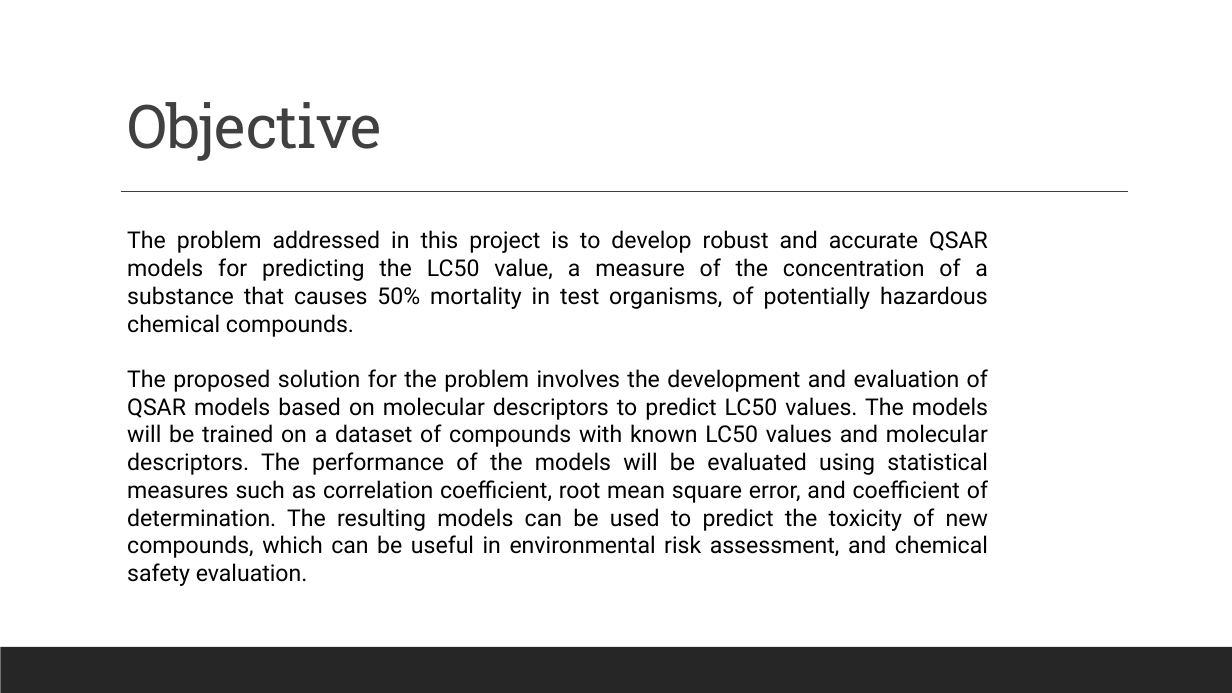
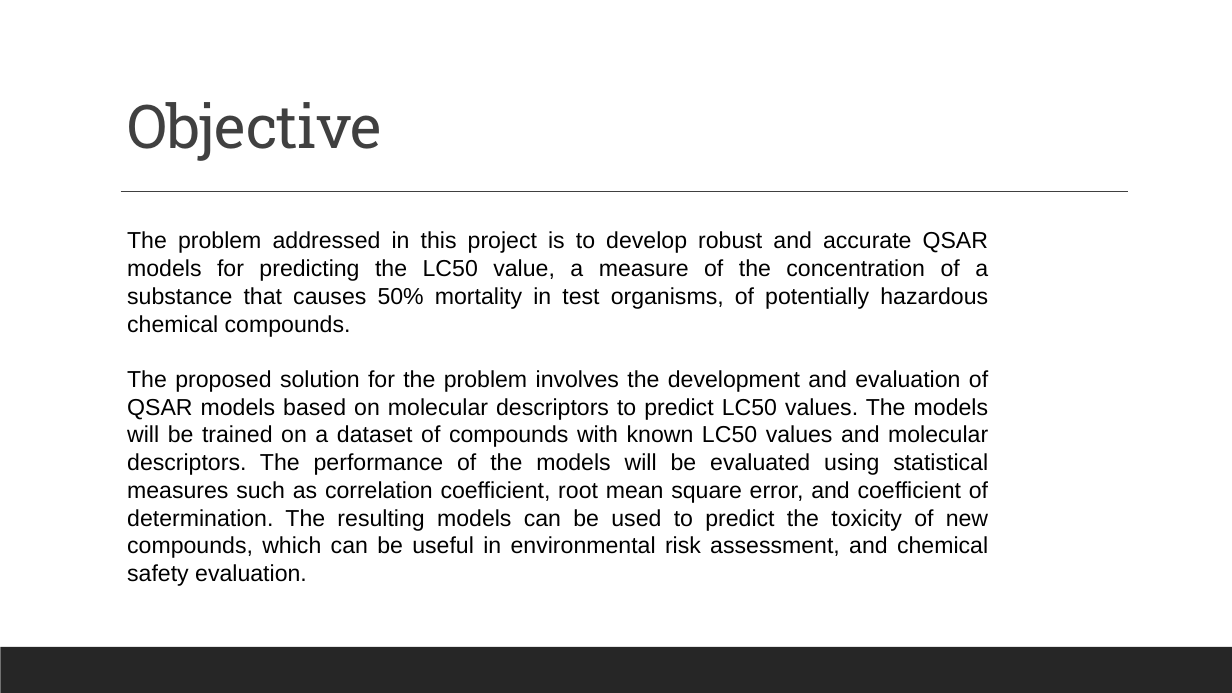
Before and after one commit to TRY-ER/Prediction-of-LC50-value-using-Quantitative-structure-activity-relationship-models-QSAR-models-, a slide deck: slide 2 of docs/LC50 VALUE PREDICTION.pptx. Drawn at 1232x693 pixels with LibreOffice and Linux fonts; fonts in the diff are those of the drawing. Boxes give left, top, right and bottom in pixels: in the first picture for what was removed or moved away, otherwise in the second. Text is boxed around its words. In the diff, an @@ line names an element or a change of style, - is before the commit and + after.

```diff
--- a/docs/LC50 VALUE PREDICTION.pptx
+++ b/docs/LC50 VALUE PREDICTION.pptx
@@ text "The problem addressed in this ..." at (x1=127, y1=231, x2=988, y2=586): font Roboto to Arial @@
```
Also in this commit, not shown: 1 other slide changed.
